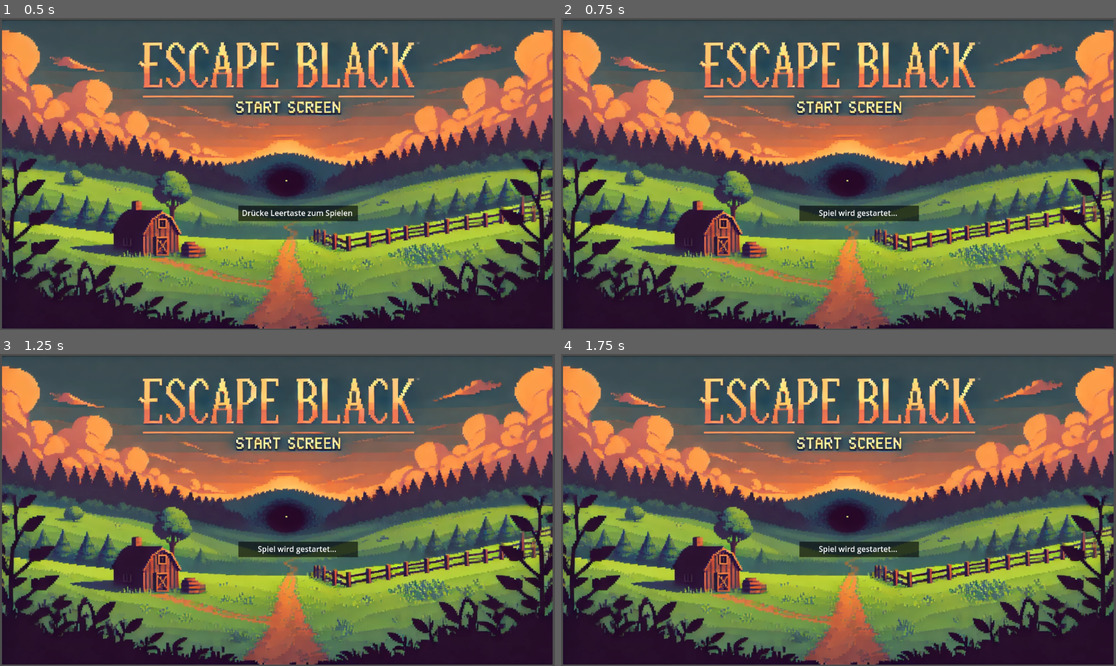
Above: before the commit, frames 1-4 (two rows, left to right).
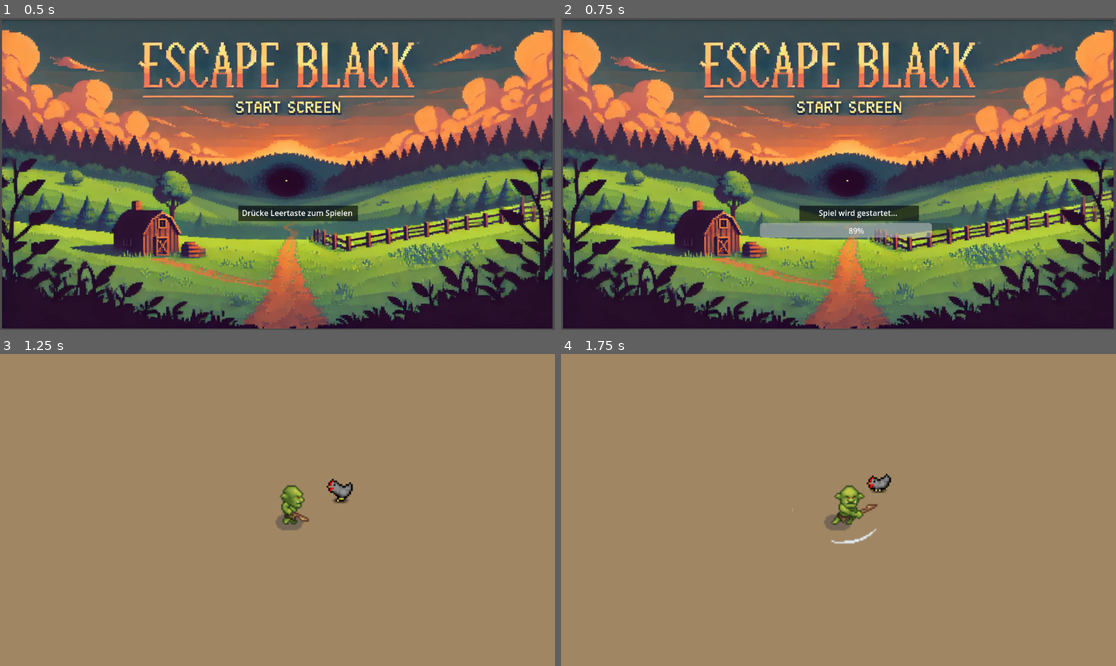
Above: after the commit, the same moments.

Repository: Ukkulleli/Escape-Black
Game: Godot game, scene res://start_screen.tscn
Two runs of this game, one before a commit and one after it. Both use one fixed random seed, a clock stepped at 60 frames per second and the inputs below.
Inputs:
- Up to frame 1 (0.5 s): no input
- Up to frame 2 (0.75 s): tap Enter at 0.5 s; hold D (right) from 0.53 s (still down); hold Space (attack) from 0.53 s (still down)
- Up to frame 3 (1.25 s): keep holding D (right); keep holding Space (attack)
- Up to frame 4 (1.75 s): release D (right) at 1.28 s; release Space (attack) at 1.28 s; hold S (down) from 1.28 s (still down); tap Space (attack) at 1.35 s

Frame 1 is identical in both runs. In frame 2, 1.5% of the frame differs, in the area x 35-71%, y 65-71%; in frame 3, 100%, in the area x 0-100%, y 0-100%; in frame 4, 100%.
Error after the commit: Cannot call method 'change_scene_to_file' on a null value. (res://start_screen.gd:22)

Commit message:
Progress Bar added

Diff:
--- a/node_2d.tscn
+++ b/node_2d.tscn
@@ -1788,15 +1788,17 @@
 color = Color(0.00392157, 0.00392157, 0.00392157, 0.760784)
 
 [node name="Camera2D" type="Camera2D" parent="Pause Manager"]
+position = Vector2(337, 63)
+zoom = Vector2(0.5, 0.5)
 
 [node name="Title" type="Label" parent="Pause Manager"]
 anchors_preset = 5
 anchor_left = 0.5
 anchor_right = 0.5
-offset_left = -1343.0
-offset_top = -326.0
-offset_right = 1335.0
-offset_bottom = -118.0
+offset_left = -809.0
+offset_top = -590.0
+offset_right = 1492.0
+offset_bottom = -208.0
 grow_horizontal = 2
 theme_override_colors/font_shadow_color = Color(0, 0, 0, 1)
 theme_override_font_sizes/font_size = 64
--- a/start_screen.gd
+++ b/start_screen.gd
@@ -1,15 +1,22 @@
 extends Node2D
 
 @onready var label = $Label
+@onready var progress_bar = $ProgressBar
 
+var progress = 0
 # Called when the node enters the scene tree for the first time.
 func _ready() -> void:
-	pass # Replace with function body.
+	progress_bar.visible = false
 
 
 # Called every frame. 'delta' is the elapsed time since the previous frame.
 func _process(delta):
 	if Input.is_action_pressed("attack"):
 		label.text = "Spiel wird gestartet..."
-		await get_tree().create_timer(2).timeout
+		progress_bar.visible = true
+		while progress <= 100:
+			progress_bar.value = progress
+			progress += 1
+			await get_tree().create_timer(0.01).timeout
+
 		get_tree().change_scene_to_file("res://node_2d.tscn")
--- a/start_screen.tscn
+++ b/start_screen.tscn
@@ -28,3 +28,9 @@
 offset_bottom = 416.0
 text = "Drücke Leertaste zum Spielen"
 horizontal_alignment = 1
+
+[node name="ProgressBar" type="ProgressBar" parent="."]
+offset_left = 413.0
+offset_top = 424.0
+offset_right = 814.0
+offset_bottom = 454.0
